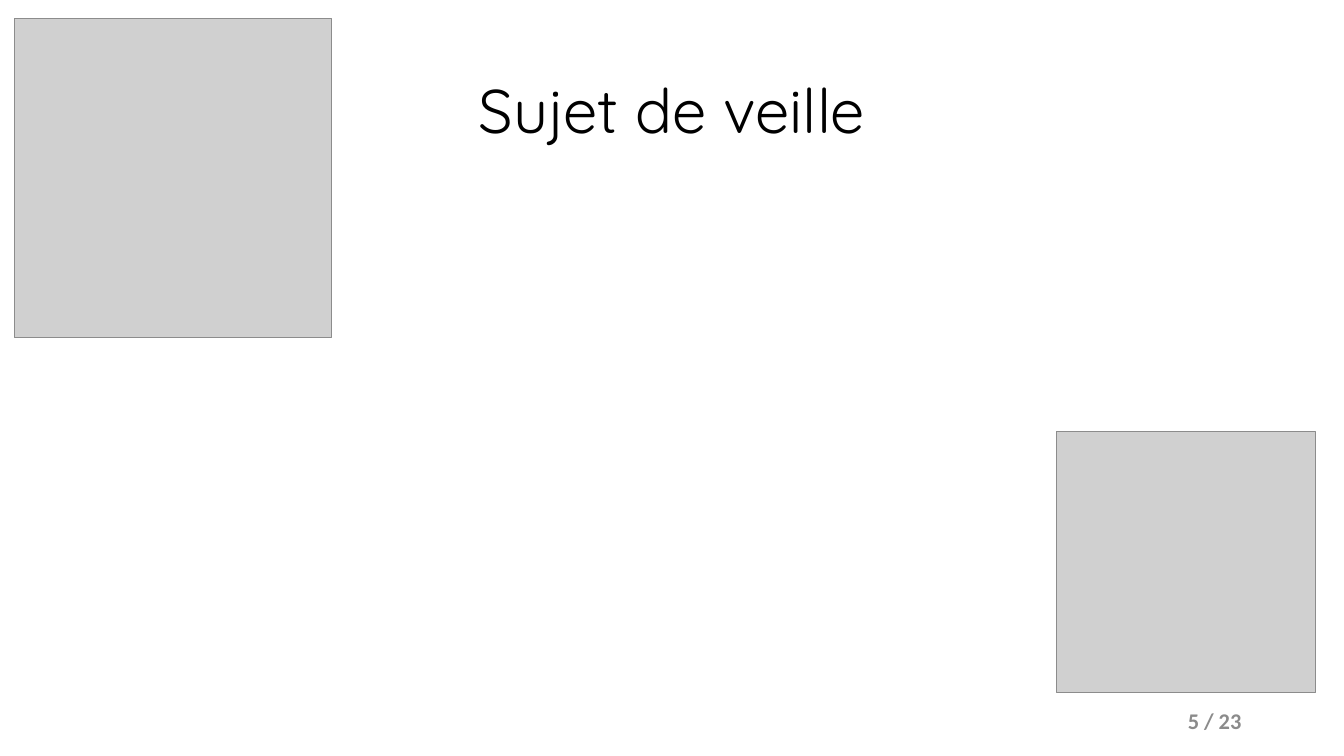
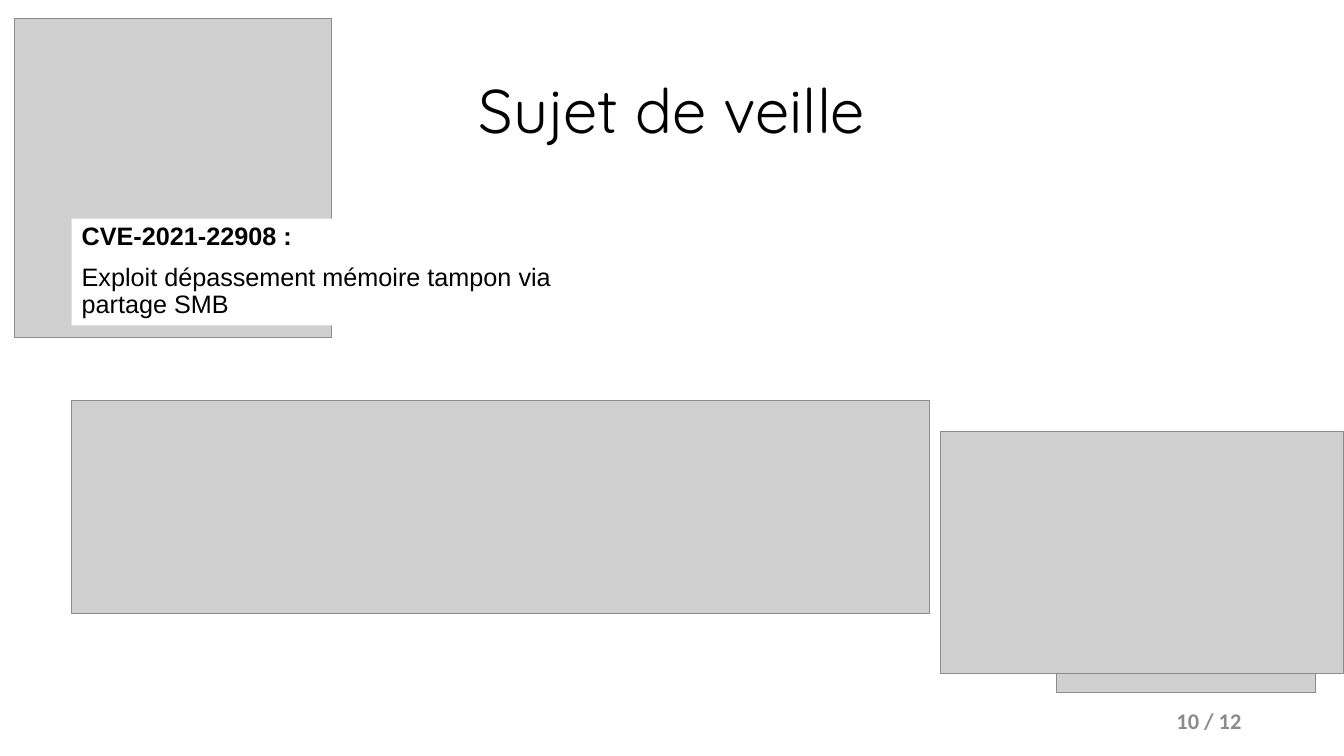
Before and after one commit to Darylabrador/cybersecurite, a slide deck: slide 10 of 0-PRESENTATION_POWERPOINT/presentation_secu_wordpress.pptx (slide 5 before the commit). Drawn at 1344x756 pixels with LibreOffice and Linux fonts; fonts in the diff are those of the drawing; grey boxes stand for pictures. Boxes give left, top, right and bottom in pixels: in the first picture for what was removed or moved away, otherwise in the second. Text is boxed around its words. In the diff, an @@ line names an element or a change of style, - is before the commit and + after.

```diff
--- a/0-PRESENTATION_POWERPOINT/presentation_secu_wordpress.pptx
+++ b/0-PRESENTATION_POWERPOINT/presentation_secu_wordpress.pptx
@@ rectangle added at (72, 219, 645, 326), fill #FFFFFF, 18 pt, text #000000 @@
+CVE-2021-22908 :
+Exploit dépassement mémoire tampon via partage SMB
@@ picture added at (72, 400, 930, 613) @@
@@ picture added at (941, 433, 1344, 675) @@
@@ page number at (1176, 714, 1242, 729): text changed @@
-5 / 23
+10 / 12
```
Also in this commit, not shown: 3 other slides changed, 7 slides added, 2 slides removed, 7 other files.
